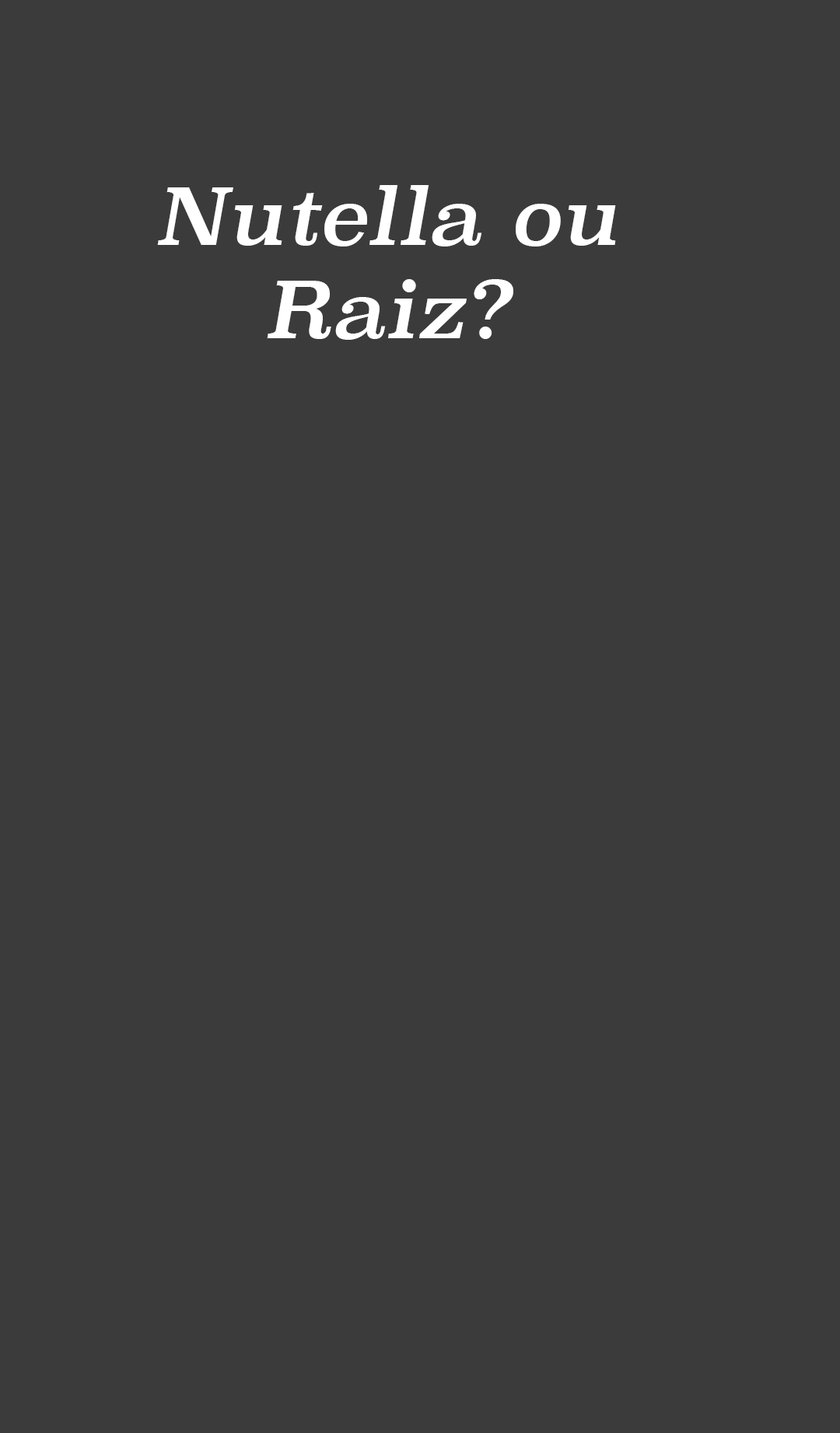
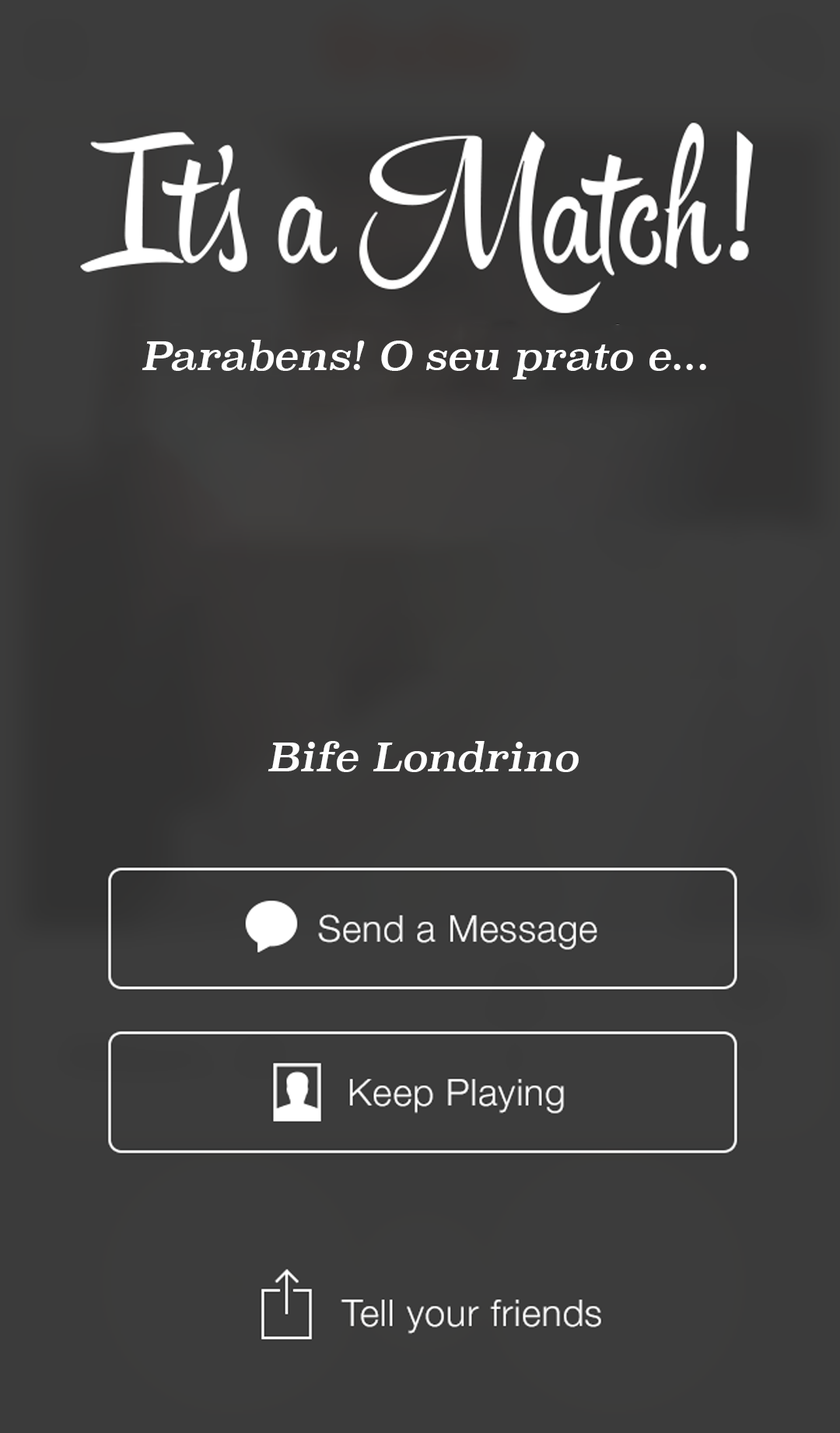
Layers edited between the first and the second 840 × 1433 image:
hid "Nutella ou Raiz?" over [157, 185, 616, 340]
hid "Layer 1" over [15, 24, 829, 1342]
added layer "Prato" above "Parabens" over [267, 741, 579, 773]
added layer "Parabens" above "Match" over [141, 339, 707, 380]
